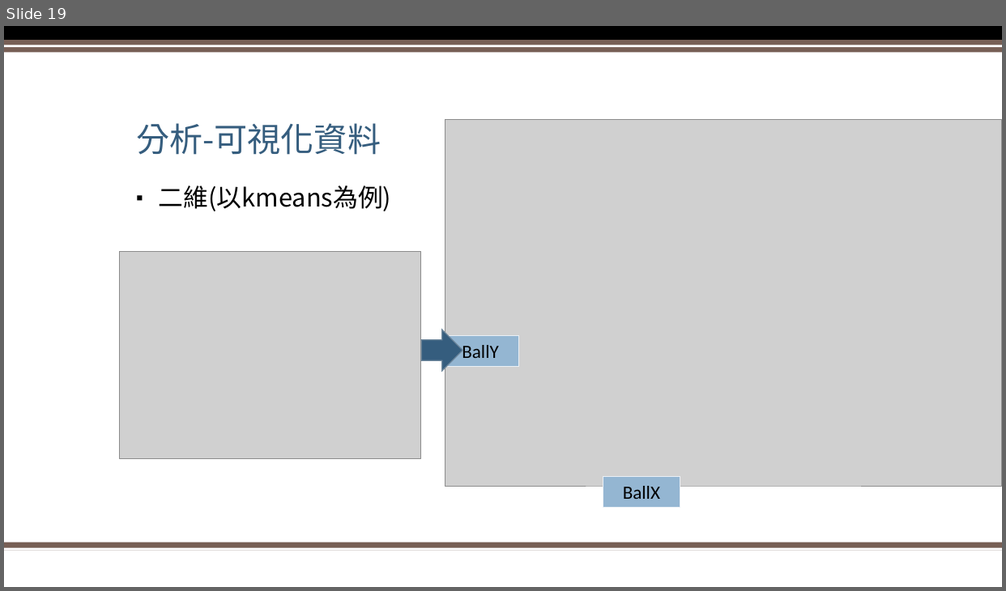
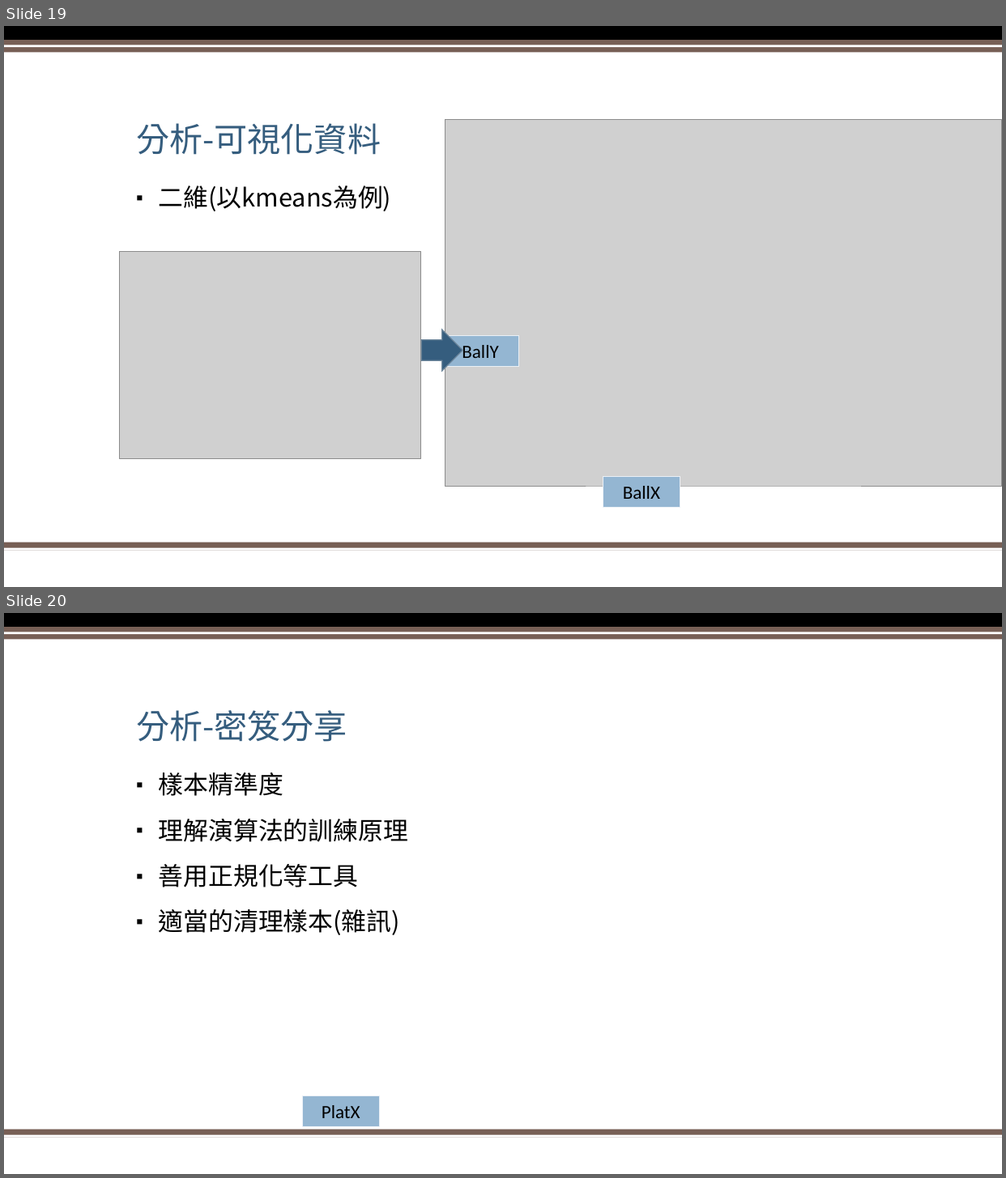
Before and after one commit to HsuTengHsiung/Arkanoid, a slide deck: 機器學習-專案管理文件_許登雄.pptx. Shown one above the other, each under a label of ours: slide 19 before the commit, slides 19 and 20 after it. The pictures are 1006x591 and 1006x1178 pixels, drawn with LibreOffice and Linux fonts; fonts in the diff are those of the drawing; grey boxes stand for pictures; background and template pictures are left out. Boxes give left, top, right and bottom in pixels: in the first picture for what was removed or moved away, otherwise in the second. Text is boxed around its words. In the diff, an @@ line names an element or a change of style, - is before the commit and + after.

Commit message:
新增密及分享

```diff
--- a/機器學習-專案管理文件_許登雄.pptx
+++ b/機器學習-專案管理文件_許登雄.pptx
@@ slide 20 added at [4, 613, 1002, 1174], background #FFFFFF; not listed: 5 template elements that a slide beside it also shows @@
@@ title added at [136, 710, 347, 742], 32 pt, text #355D7E @@
+分析-密笈分享
@@ text added at [159, 773, 408, 935], 24 pt, text #000000 @@
+▪ 樣本精準度
+▪ 理解演算法的訓練原理
+▪ 善用正規化等工具
+▪ 適當的清理樣本(雜訊)
@@ rectangle added at [303, 1097, 379, 1127], fill #94B6D2, outline #EAF0F6 0.75 pt, 18 pt, text #000000 @@
+PlatX
```
